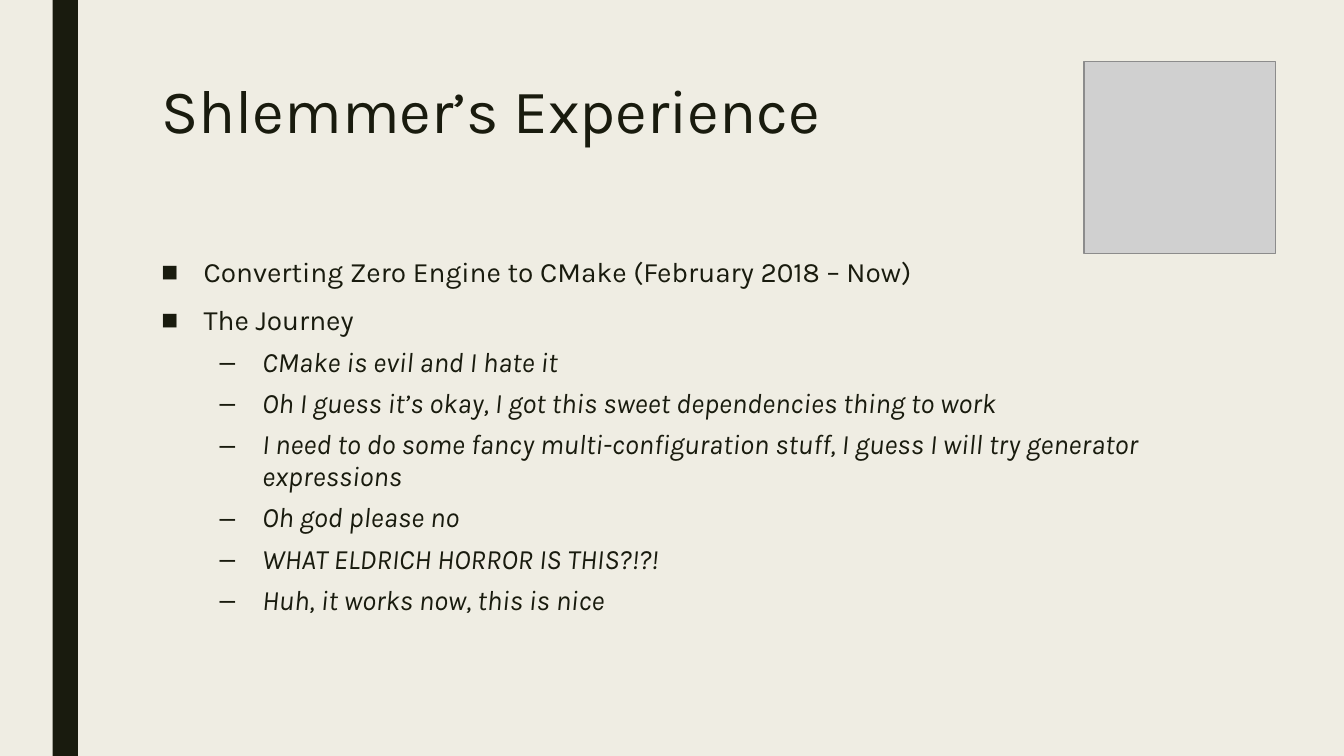
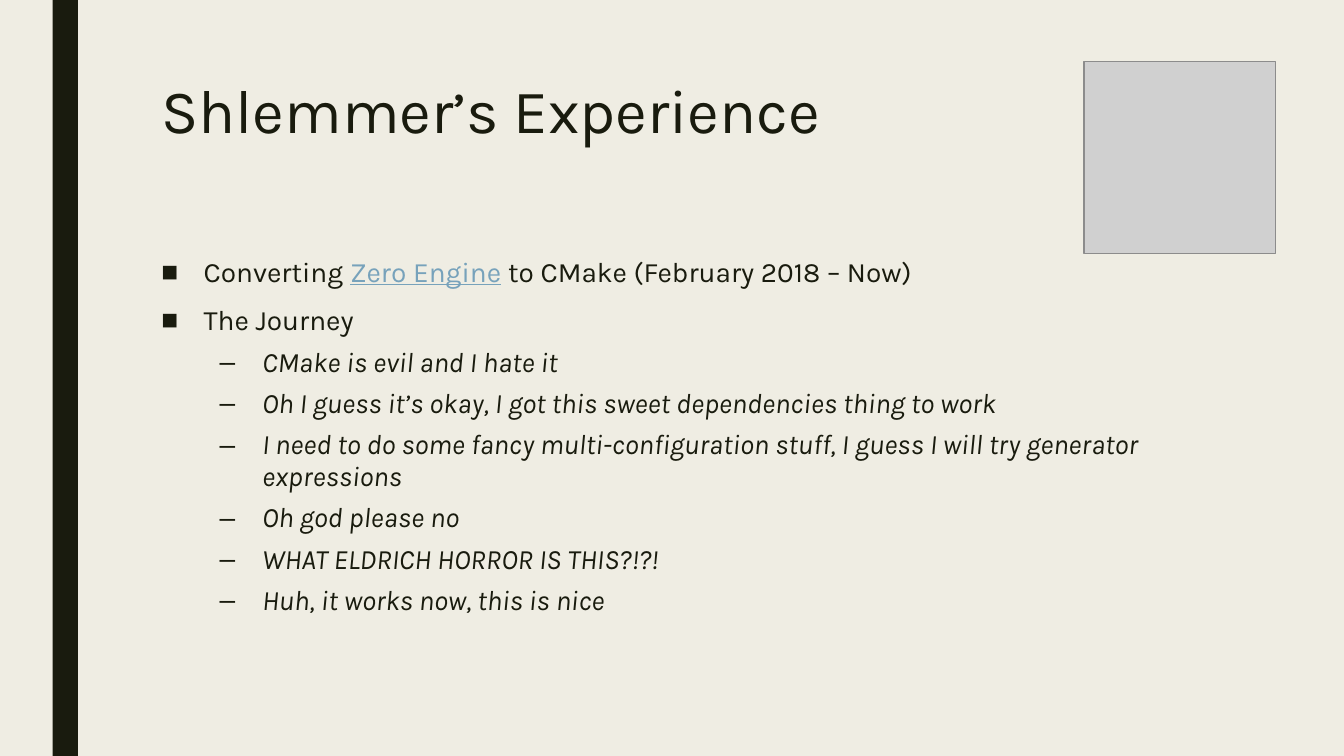
Before and after one commit to playmer/CMakePresentation, a slide deck: slide 24 of PreBuild Systems.pptx. Drawn at 1344x756 pixels with LibreOffice and Linux fonts; fonts in the diff are those of the drawing; grey boxes stand for pictures. Boxes give left, top, right and bottom in pixels: in the first picture for what was removed or moved away, otherwise in the second. Text is boxed around its words. In the diff, an @@ line names an element or a change of style, - is before the commit and + after.

```diff
--- a/PreBuild Systems.pptx
+++ b/PreBuild Systems.pptx
@@ text at [204,262,912,289]: text colour #191B0E to #77A2BB, underline on in "Zero Engine" @@
```
Also in this commit, not shown: 1 other slide changed.
